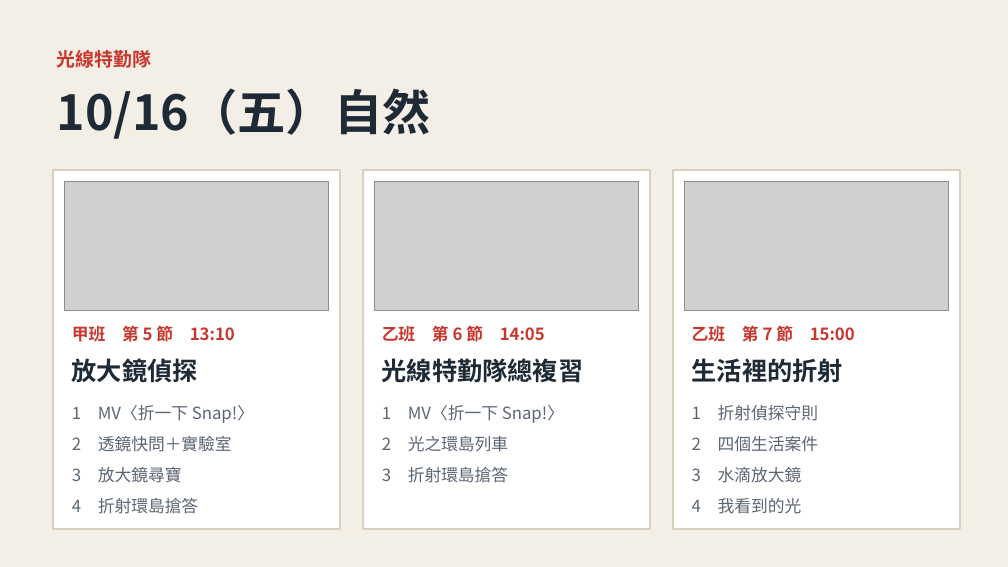
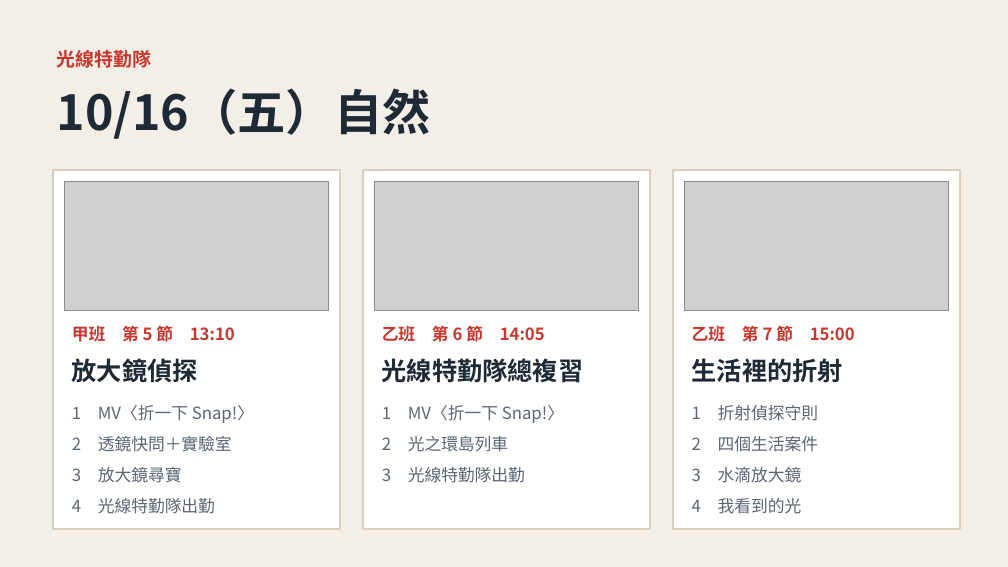
Before and after one commit to classtools1020/sports-results, a slide deck: slide 1 of f8f9fc3bd1/slides.pptx. Drawn at 1008x567 pixels with LibreOffice and Linux fonts; fonts in the diff are those of the drawing; grey boxes stand for pictures. Boxes give left, top, right and bottom in pixels: in the first picture for what was removed or moved away, otherwise in the second. Text is boxed around its words. In the diff, an @@ line names an element or a change of style, - is before the commit and + after.

```diff
--- a/f8f9fc3bd1/slides.pptx
+++ b/f8f9fc3bd1/slides.pptx
@@ text at box(382, 467, 525, 483): text changed @@
-3 折射環島搶答
+3 光線特勤隊出勤
@@ text at box(72, 498, 215, 514): text changed @@
-4 折射環島搶答
+4 光線特勤隊出勤
```
Also in this commit, not shown: 4 other slides changed, 10 other files.
